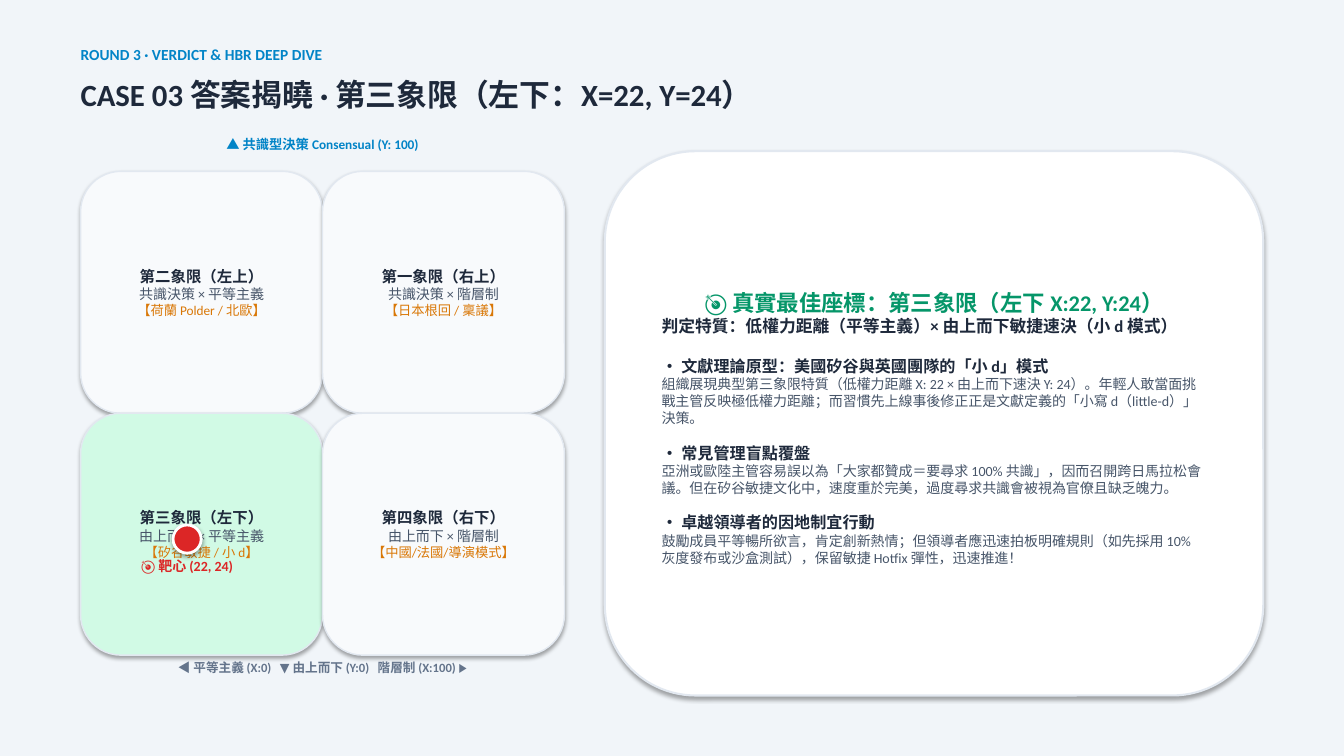
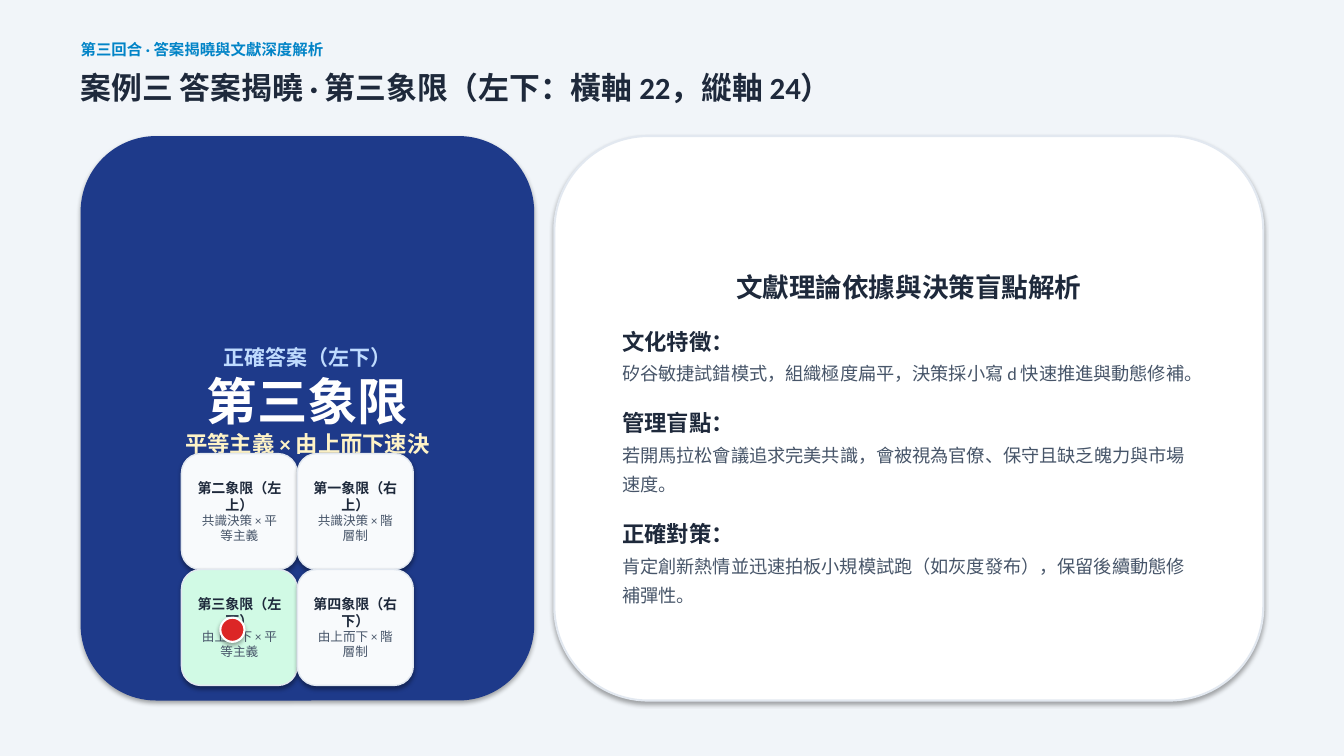
Before and after one commit to routerdd1818-tech/OB, a slide deck: slide 10 of 誰是文化王_備案簡報_Who_Is_Culture_King.pptx. Drawn at 1344x756 pixels with LibreOffice and Linux fonts; fonts in the diff are those of the drawing. Boxes give left, top, right and bottom in pixels: in the first picture for what was removed or moved away, otherwise in the second. Text is boxed around its words. In the diff, an @@ line names an element or a change of style, - is before the commit and + after.

```diff
--- a/誰是文化王_備案簡報_Who_Is_Culture_King.pptx
+++ b/誰是文化王_備案簡報_Who_Is_Culture_King.pptx
@@ text at [81,42,324,57]: text changed @@
-ROUND 3 · VERDICT & HBR DEEP DIVE
+第三回合 · 答案揭曉與文獻深度解析
@@ text at [81,72,832,103]: text changed @@
-CASE 03 答案揭曉 · 第三象限（左下：X=22, Y=24）
+案例三 答案揭曉 · 第三象限（左下：橫軸 22，縱軸 24）
@@ rounded rectangle "正確答案（左下）": place and size @@
-rounded rectangle "正確答案（左下）" at [81,171,323,413]
+rounded rectangle "正確答案（左下）" at [81,136,534,701]
@@ rounded rectangle "正確答案（左下）" at [81,136,534,701]: fill #F8FAFC to #1E3A8A; outline #E2E8F0 1 pt to none @@
@@ text removed at [243,138,418,151] @@
-▲ 共識型決策 Consensual (Y: 100)
@@ rounded rectangle "文獻理論依據與決策盲點解析": place and size @@
-rounded rectangle "文獻理論依據與決策盲點解析" at [605,151,1263,696]
+rounded rectangle "文獻理論依據與決策盲點解析" at [555,136,1263,701]
@@ text in rounded rectangle at [622,274,1202,604]: text changed; size 10 to 13 pt @@
-🎯 真實最佳座標：第三象限（左下 X:22, Y:24）
-判定特質：低權力距離（平等主義）× 由上而下敏捷速決（小 d 模式）
-• 文獻理論原型：美國矽谷與英國團隊的「小 d」模式
-組織展現典型第三象限特質（低權力距離 X: 22 × 由上而下速決 Y: 24）。年輕人敢當面挑戰主管反映極低權力距離；而習慣先上線事後修正正是文獻定義的「小寫 d（little-d）」決策。
-• 常見管理盲點覆盤
-亞洲或歐陸主管容易誤以為「大家都贊成＝要尋求 100% 共識」，因而召開跨日馬拉松會議。但在矽谷敏捷文化中，速度重於完美，過度尋求共識會被視為官僚且缺乏魄力。
-• 卓越領導者的因地制宜行動
-鼓勵成員平等暢所欲言，肯定創新熱情；但領導者應迅速拍板明確規則（如先採用 10% 灰度發布或沙盒測試），保留敏捷 Hotfix 彈性，迅速推進！
+文獻理論依據與決策盲點解析
+文化特徵：
+矽谷敏捷試錯模式，組織極度扁平，決策採小寫 d 快速推進與動態修補。
+管理盲點：
+若開馬拉松會議追求完美共識，會被視為官僚、保守且缺乏魄力與市場速度。
+正確對策：
+肯定創新熱情並迅速拍板小規模試跑（如灰度發布），保留後續動態修補彈性。
@@ text in rounded rectangle at [185,347,430,524]: text changed; size 9.5 to 15 pt; text colour #D97706 to #E2E8F0; bold on @@
-第二象限（左上）
-共識決策 × 平等主義
-【荷蘭 Polder / 北歐】
+正確答案（左下）
+第三象限
+平等主義 × 由上而下速決
+🎯 靶心座標：(22, 24)
+選對組別 + 100 分
@@ rounded rectangle "第二象限（左上）": place and size @@
-rounded rectangle "第二象限（左上）" at [323,171,565,413]
+rounded rectangle "第二象限（左上）" at [181,454,297,570]
@@ rounded rectangle "第一象限（右上）": place and size @@
-rounded rectangle "第一象限（右上）" at [81,413,323,655]
+rounded rectangle "第一象限（右上）" at [297,454,413,570]
@@ rounded rectangle "第一象限（右上）" at [297,454,413,570]: fill #D1FAE5 to #F8FAFC @@
@@ text in rounded rectangle at [198,481,282,541]: text changed; size 9.5 to 9 pt; text colour #D97706 to #475569 @@
-第一象限（右上）
-共識決策 × 階層制
-【日本根回 / 稟議】
+第二象限（左上）
+共識決策 × 平等主義
@@ text in rounded rectangle at [313,481,397,541]: text changed; text colour #475569 to #1E293B; bold on @@
-第三象限（左下）
-由上而下 × 平等主義
-【矽谷敏捷 / 小 d】
+第一象限（右上）
+共識決策 × 階層制
@@ ellipse removed at [173,525,202,554] @@
@@ text removed at [158,557,234,573] @@
-🎯 靶心 (22, 24)
@@ rounded rectangle "第三象限（左下）": place and size @@
-rounded rectangle "第三象限（左下）" at [323,413,565,655]
+rounded rectangle "第三象限（左下）" at [181,570,297,686]
@@ rounded rectangle "第三象限（左下）" at [181,570,297,686]: fill #F8FAFC to #D1FAE5 @@
@@ text in rounded rectangle at [198,597,282,657]: text changed; size 9.5 to 9 pt; text colour #D97706 to #475569 @@
-第四象限（右下）
-由上而下 × 階層制
-【中國/法國/導演模式】
+第三象限（左下）
+由上而下 × 平等主義
@@ rounded rectangle added at [297,570,413,686], fill #F8FAFC, outline #E2E8F0 1 pt, 10 pt, text #1E293B, bold @@
+第四象限（右下）
+由上而下 × 階層制
@@ ellipse added at [221,618,245,642], fill #DC2626, outline #FFFFFF 1.5 pt @@
@@ text removed at [193,661,455,674] @@
-◀ 平等主義 (X:0) ▼ 由上而下 (Y:0) 階層制 (X:100) ▶
```
Also in this commit, not shown: 14 other slides changed, 9 other files.
